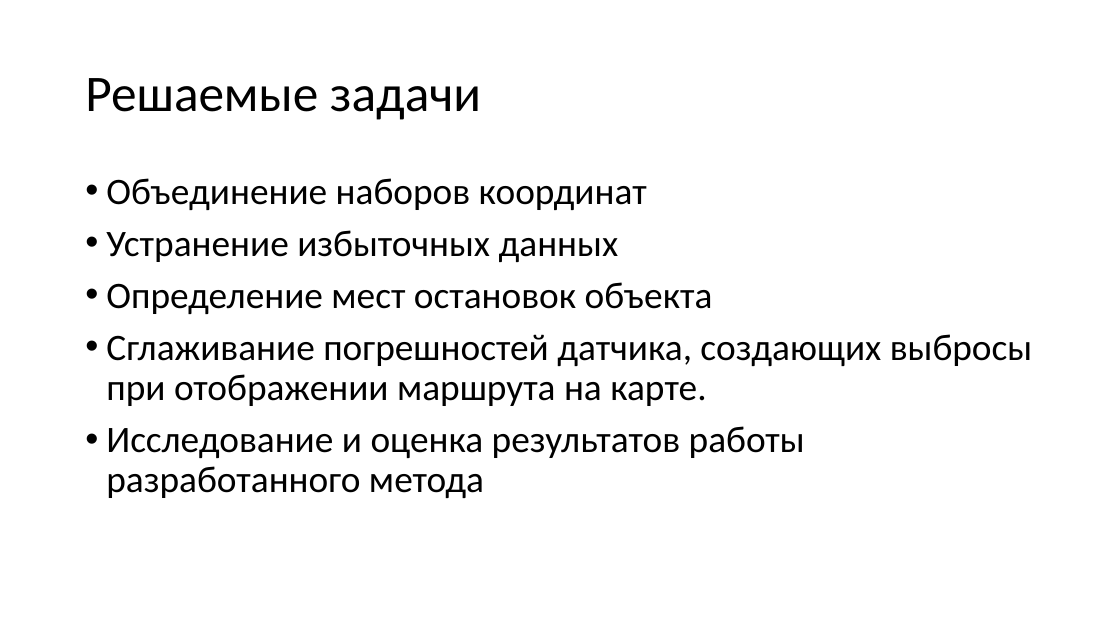
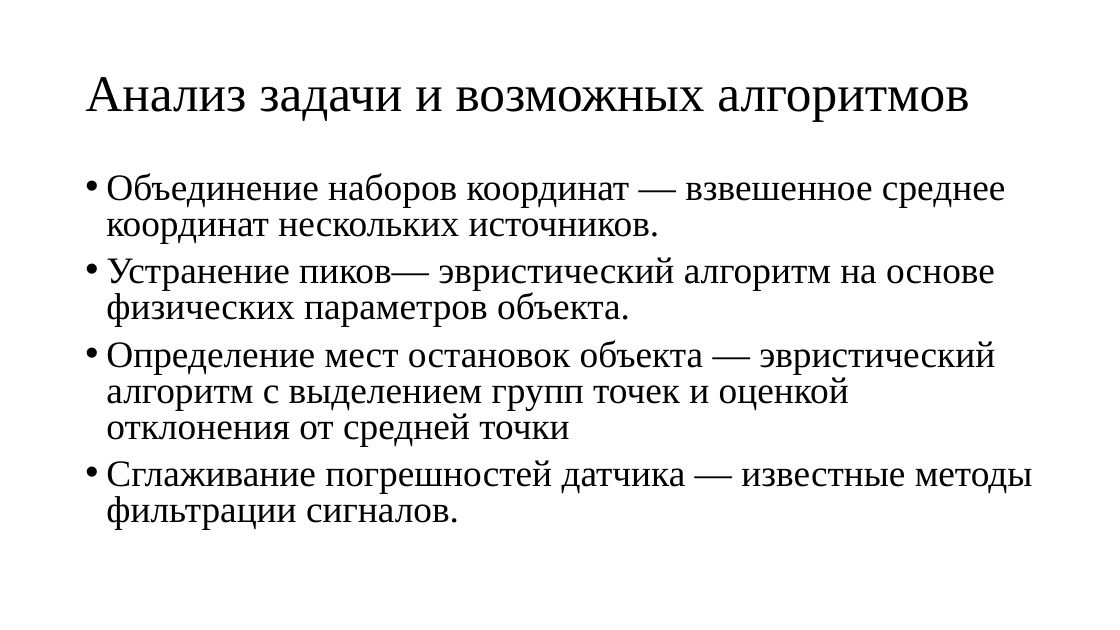
Before and after one commit to kaedvann/TrackFilter, a slide deck: slide 4 of docs/thesis/thesis.pptx (slide 3 before the commit). Drawn at 1120x630 pixels with LibreOffice and Linux fonts; fonts in the diff are those of the drawing. Boxes give left, top, right and bottom in pixels: in the first picture for what was removed or moved away, otherwise in the second. Text is boxed around its words. In the diff, an @@ line names an element or a change of style, - is before the commit and + after.

```diff
--- a/docs/thesis/thesis.pptx
+++ b/docs/thesis/thesis.pptx
@@ title at box(85, 77, 969, 121): text changed; font Calibri to Times New Roman @@
-Решаемые задачи
+Анализ задачи и возможных алгоритмов
@@ text at box(106, 173, 1033, 529): text changed; font Calibri to Times New Roman @@
-• Объединение наборов координат
-• Устранение избыточных данных
-• Определение мест остановок объекта
-• Сглаживание погрешностей датчика, создающих выбросы при отображении маршрута на карте.
-• Исследование и оценка результатов работы разработанного метода
+• Объединение наборов координат — взвешенное среднее координат нескольких источников.
+• Устранение пиков— эвристический алгоритм на основе физических параметров объекта.
+• Определение мест остановок объекта — эвристический алгоритм с выделением групп точек и оценкой отклонения от средней точки
+• Сглаживание погрешностей датчика — известные методы фильтрации сигналов.
```
Also in this commit, not shown: 6 other slides changed, 3 slides added, 1 slide removed, 6 other files.
